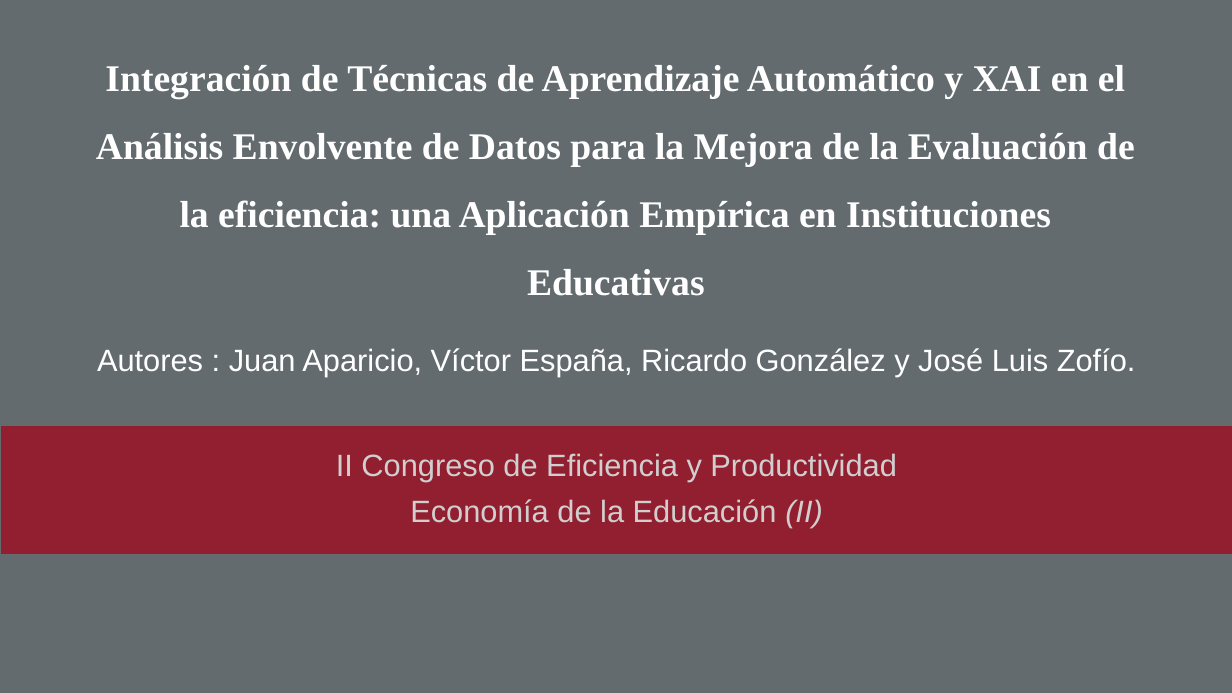
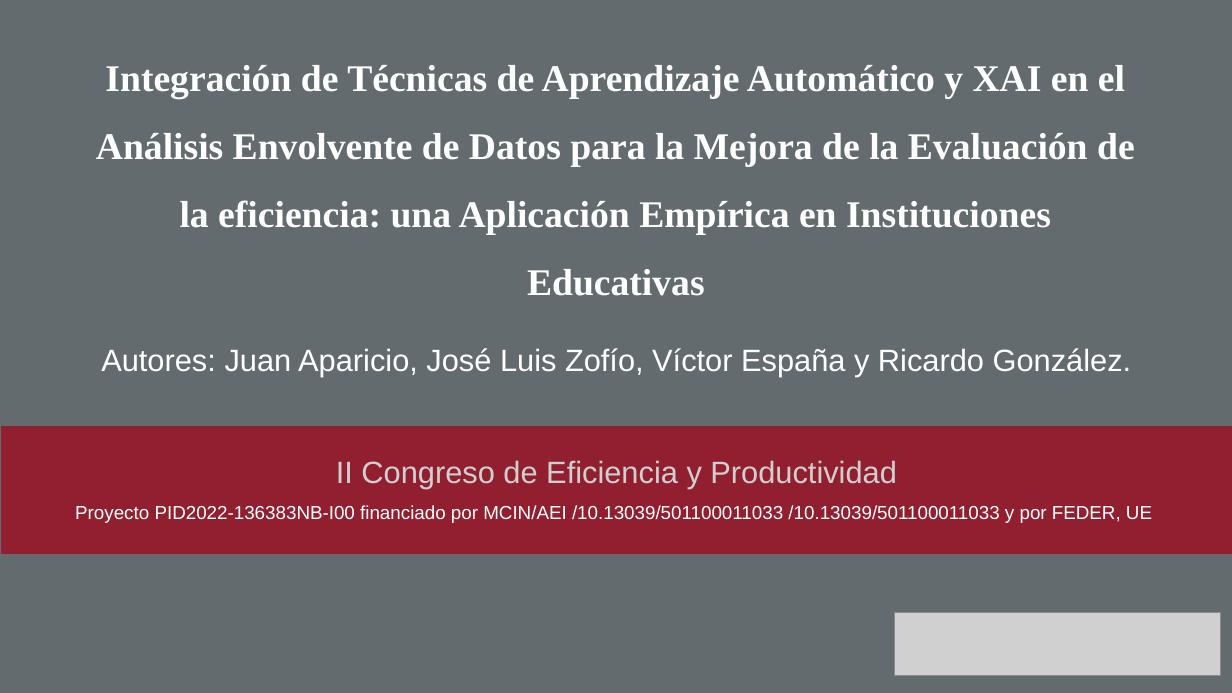
Before and after one commit to rgonzalezmoyano/Cafee, a slide deck: slide 1 of articulo 1 XAI/Presentación/Presentacion XAI version 1_JA.pptx. Drawn at 1232x693 pixels with LibreOffice and Linux fonts; fonts in the diff are those of the drawing; grey boxes stand for pictures; background and template pictures are left out. Boxes give left, top, right and bottom in pixels: in the first picture for what was removed or moved away, otherwise in the second. Text is boxed around its words. In the diff, an @@ line names an element or a change of style, - is before the commit and + after.

Commit message:
Presentación final

```diff
--- a/articulo 1 XAI/Presentación/Presentacion XAI version 1_JA.pptx
+++ b/articulo 1 XAI/Presentación/Presentacion XAI version 1_JA.pptx
@@ text at [101,348,1132,377]: text changed @@
-Autores : Juan Aparicio, Víctor España, Ricardo González y José Luis Zofío.
+Autores: Juan Aparicio, José Luis Zofío, Víctor España y Ricardo González.
@@ subtitle at [75,505,1152,523]: text changed; size 36 to 22 pt; text colour #D0CECE to #FFFFFF @@
-Economía de la Educación (II)
+Proyecto PID2022-136383NB-I00 financiado por MCIN/AEI /10.13039/501100011033 /10.13039/501100011033 y por FEDER, UE
@@ picture added at [894,613,1220,676] @@
```
Also in this commit, not shown: 2 other slides changed, 1 slide removed, 2 other files.
